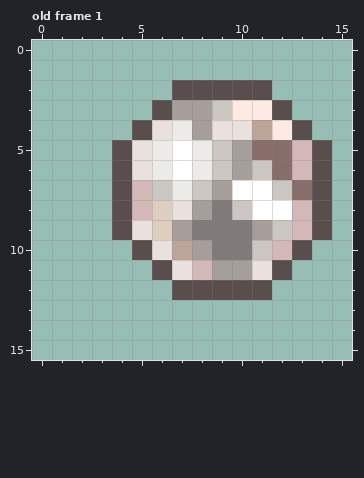
Pixel-art file, stored at Alzey2025/Assets/Sprites/raw/pearl.aseprite. That is the earlier state.
16x16 pixels, 1 frame. Shown: old frame 1. The commit also changed other frames, which this record leaves out.
The same view after the edit:
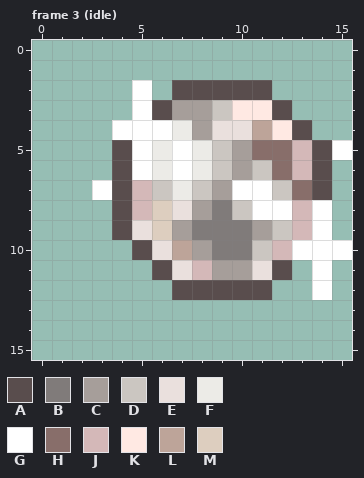
Palette (. is transparent): A #594d4d  B #807b7a  C #a69e9a  D #cbc6c1  E #eae0dd  F #ecebe7  G #ffffff  H #886e6a  J #d4b8b8  K #ffe9e3  L #bda499  M #ddcebf
A new or re-ordered frame is compared with the old frame closest to it.
Edits made:
frames 1 -> 40
--- frame 3 (idle) is new; against old frame 1
@@ x 0..15 @@
  1 ................
- 2 .......AAAAA....
- 3 ......ACCDKKA...
- 4 .....AEFCEELKA..
- 5 ....AEFGFDCHHJA.
- 6 ....AEFGFDCDHJA.
- 7 ....AJDFDCGGDHA.
- 8 ....AJMECBDGGJA.
- 9 ....AEMCBBBCDJA.
-10 .....AELCBBDJA..
-11 ......AEJCCEA...
-12 .......AAAAA....
+ 2 .....G.AAAAA....
+ 3 .....GACCDKKA...
+ 4 ....GGGFCEELKA..
+ 5 ....AGFGFDCHHJAG
+ 6 ....AGFGFDCDHJA.
+ 7 ...GAJDFDCGGDHA.
+ 8 ....AJMECBDGGJG.
+ 9 ....AEMCBBBCDJG.
+10 .....AELCBBDJGGG
+11 ......AEJCCEA.G.
+12 .......AAAAA..G.
 13 ................
Boxes around the changes in both pictures, in picture pixels (x1, y1, x2, y2):
changed: (92, 80, 172, 200)
changed: (292, 140, 352, 300)
